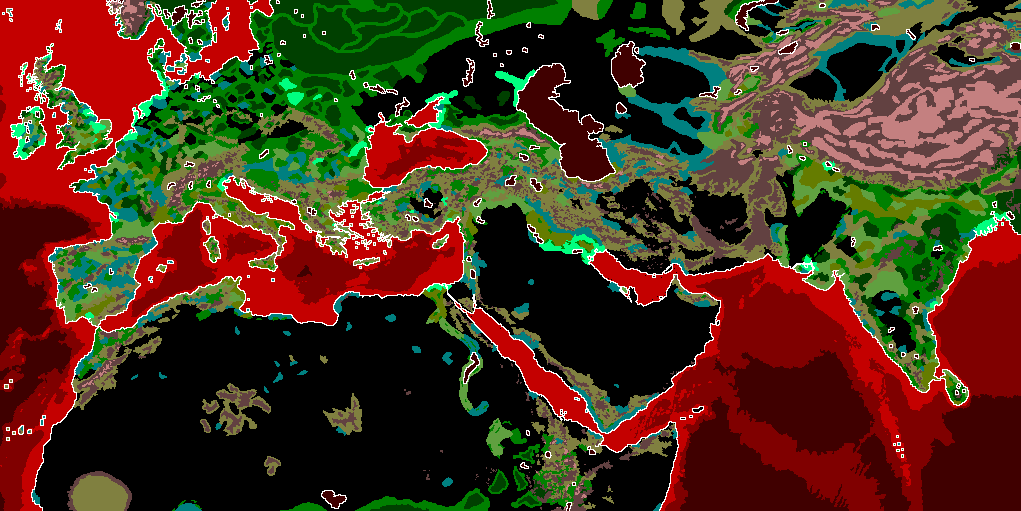
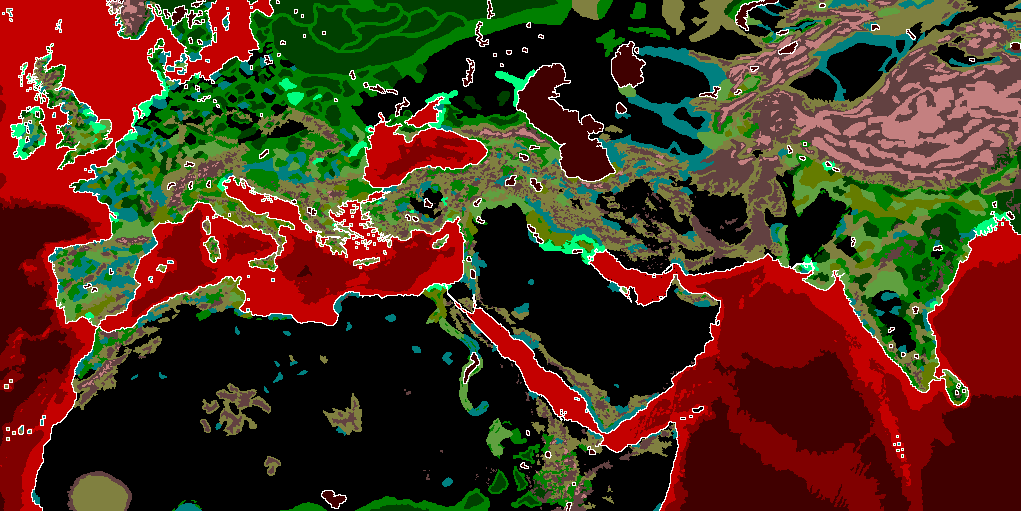
The second (1021, 511) image is a revision of the first. Changes to its layers:
painted on "map_ground_types" over [73, 251, 136, 283]
